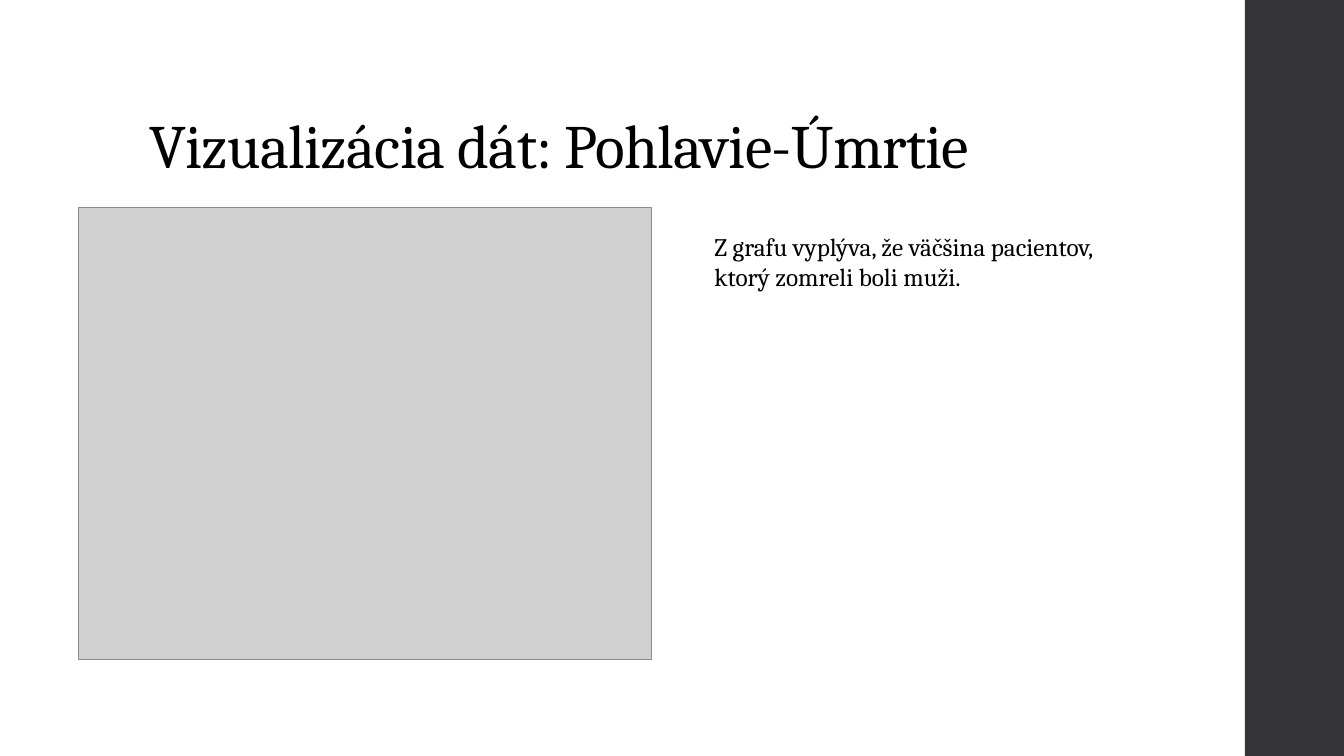
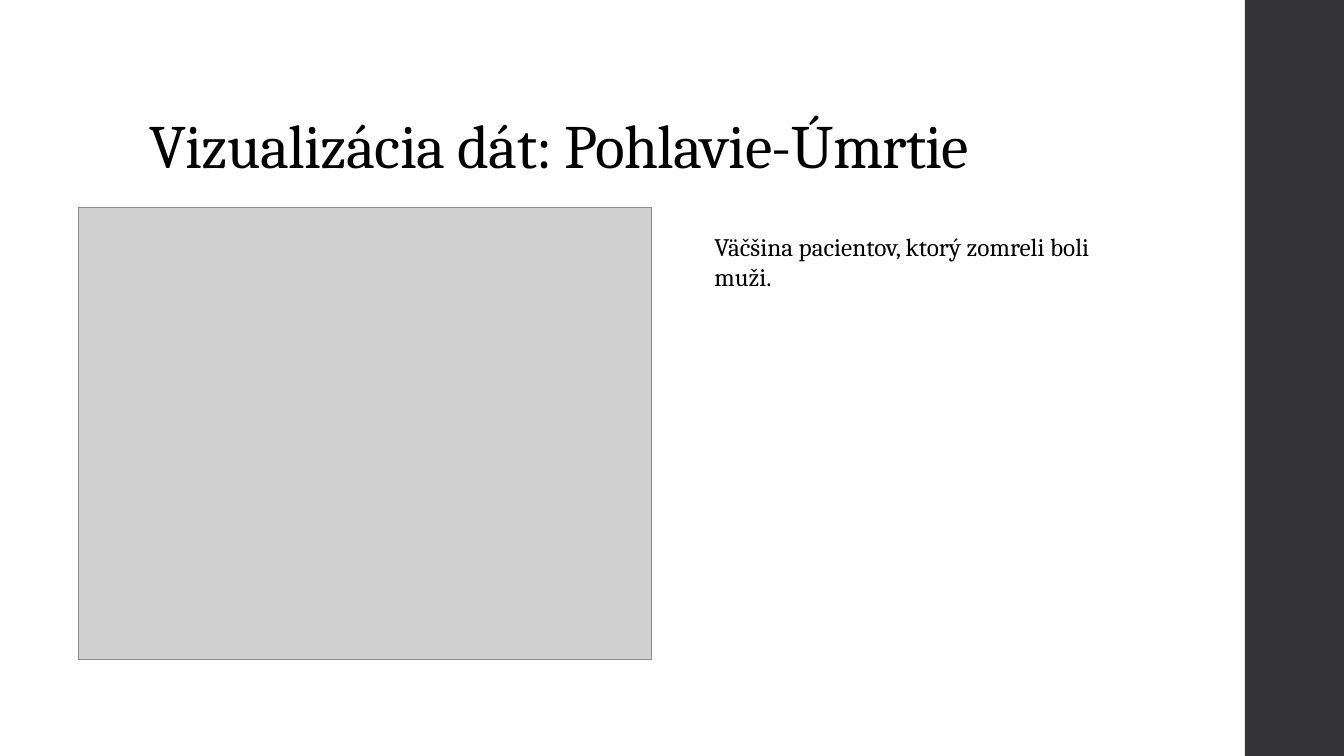
Before and after one commit to mvanko/Vanko_Martin_NS2021, a slide deck: slide 9 of Vanko Martin Predikcia zlyhania srdca.pptx (slide 10 before the commit). Drawn at 1344x756 pixels with LibreOffice and Linux fonts; fonts in the diff are those of the drawing; grey boxes stand for pictures. Boxes give left, top, right and bottom in pixels: in the first picture for what was removed or moved away, otherwise in the second. Text is boxed around its words. In the diff, an @@ line names an element or a change of style, - is before the commit and + after.

```diff
--- a/Vanko Martin Predikcia zlyhania srdca.pptx
+++ b/Vanko Martin Predikcia zlyhania srdca.pptx
@@ text at <box>714,238,1089,286</box>: text changed @@
-Z grafu vyplýva, že väčšina pacientov, ktorý zomreli boli muži.
+Väčšina pacientov, ktorý zomreli boli muži.
```
Also in this commit, not shown: 11 other slides changed, 10 slides added, 12 slides removed, 1 other file.
